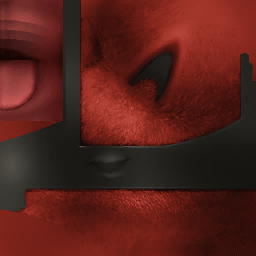
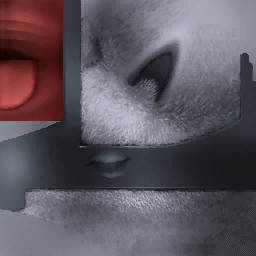
Before/after of a 256 × 256 layered artwork. What changed in the layer stack:
hid group "Goku" (9 layers) over [0, 0, 256, 256]
added group "Saiya Squad copy" with 9 layers above "Saiya Squad" over [0, 0, 256, 256]
added layer "Capa 0" (3rd of 5, in "Saiya Squad copy") in group "Saiya Squad copy" over [0, 0, 256, 256]
hid group "Saiya Squad" (9 layers) over [0, 0, 256, 256]
hid group "Brown" (9 layers) over [0, 0, 256, 256]
